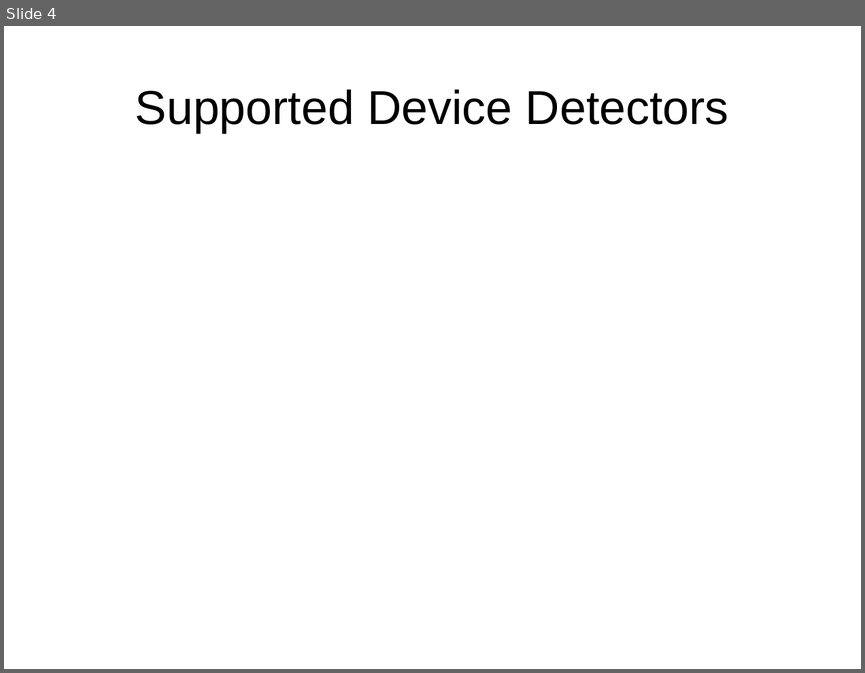
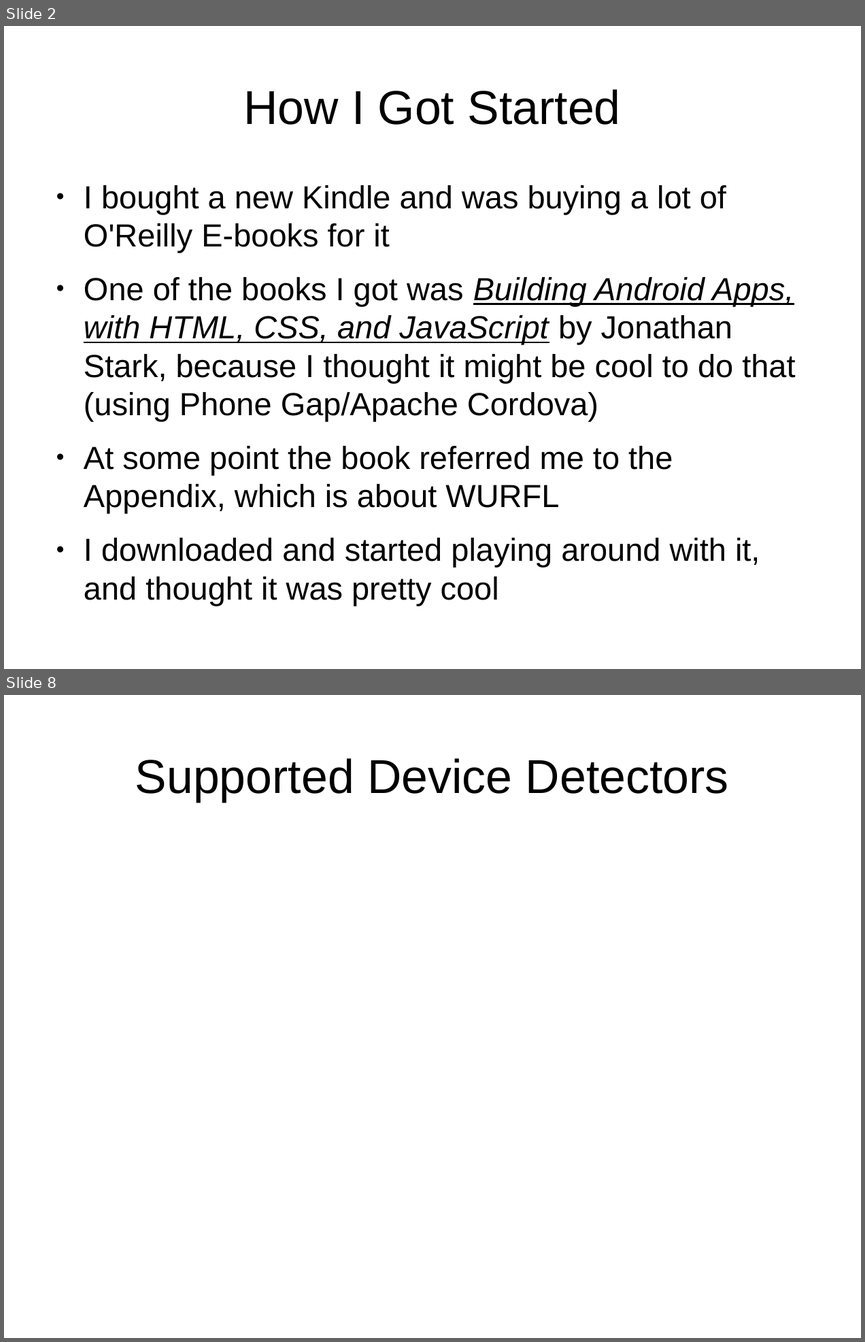
Before and after one commit to tomwhartung/jmws_accoutrements, a slide deck: presentations/2015_09-Joomla/Device_Detection-In_Protostar_and_Beez3.odp. Shown one above the other, each under a label of ours: slide 4 before the commit, slides 2 and 8 after it; the slides between them are not shown. The pictures are 865x673 and 865x1342 pixels, drawn with LibreOffice and Linux fonts; fonts in the diff are those of the drawing. Boxes give left, top, right and bottom in pixels: in the first picture for what was removed or moved away, otherwise in the second. Text is boxed around its words. In the diff, an @@ line names an element or a change of style, - is before the commit and + after.

```diff
--- a/presentations/2015_09-Joomla/Device_Detection-In_Protostar_and_Beez3.odp
+++ b/presentations/2015_09-Joomla/Device_Detection-In_Protostar_and_Beez3.odp
@@ slide 2 added at <box>4,26,861,669</box>, background #FFFFFF @@
@@ title added at <box>243,89,621,125</box>, 44 pt, text #000000 @@
+How I Got Started
@@ text added at <box>84,185,795,567</box>, 29.6 pt, text #000000 @@
+● I bought a new Kindle and was buying a lot of O'Reilly E-books for it
+● One of the books I got was Building Android Apps, with HTML, CSS, and JavaScript by Jonathan Stark, because I thought it might be cool to do that (using Phone Gap/Apache Cordova)
+● At some point the book referred me to the Appendix, which is about WURFL
+● I downloaded and started playing around with it, and thought it was pretty cool
@@ what was slide 4 is now slide 8 @@
```
Also in this commit, not shown: 2 slides changed, 4 other slides added, 1 slide removed.
